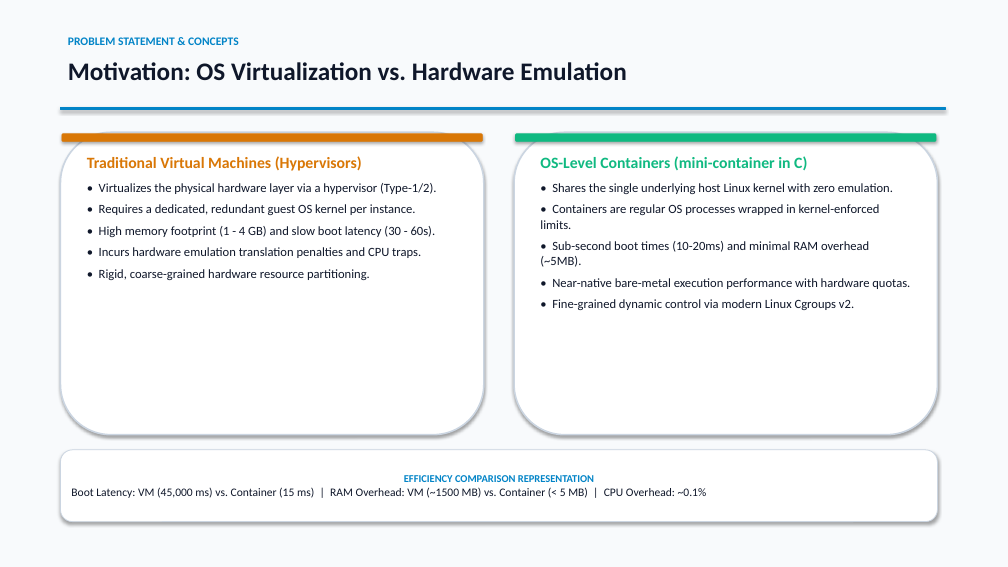
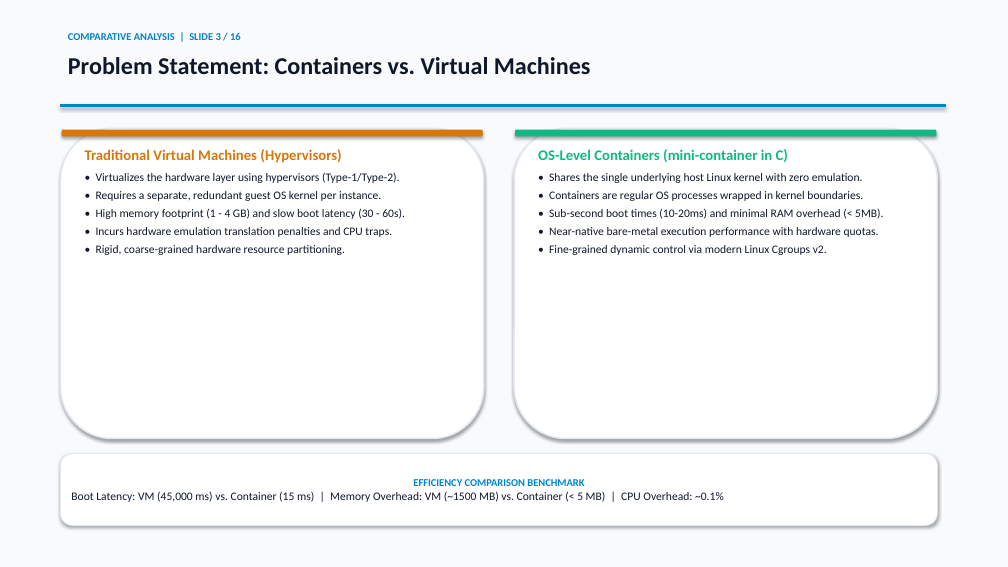
Before and after one commit to THARAKESHA/mini-container, a slide deck: slide 3 of presentation.pptx (slide 2 before the commit). Drawn at 1008x567 pixels with LibreOffice and Linux fonts; fonts in the diff are those of the drawing. Boxes give left, top, right and bottom in pixels: in the first picture for what was removed or moved away, otherwise in the second. Text is boxed around its words. In the diff, an @@ line names an element or a change of style, - is before the commit and + after.

Commit message:
Review: Expand presentation to 16-slide academic deck in bright theme

```diff
--- a/presentation.pptx
+++ b/presentation.pptx
@@ text at [68,57,591,74]: text changed; size 24 to 23 pt @@
-Motivation: OS Virtualization vs. Hardware Emulation
+Problem Statement: Containers vs. Virtual Machines
@@ text at [68,33,241,40]: text changed; size 11 to 10 pt @@
-PROBLEM STATEMENT & CONCEPTS
+COMPARATIVE ANALYSIS | SLIDE 3 / 16
@@ rounded rectangle: place and size @@
-rounded rectangle at [60,132,484,435]
+rounded rectangle at [60,129,484,439]
@@ rounded rectangle at [60,129,484,439]: outline #CBD5E1 1.5 pt to #E2E8F0 1.5 pt @@
@@ rounded rectangle: place and size @@
-rounded rectangle at [62,134,482,141]
+rounded rectangle at [62,130,482,136]
@@ text "Traditional Virtual Machines (Hypervisors)": place and size @@
-text "Traditional Virtual Machines (Hypervisors)" at [87,156,436,280]
+text "Traditional Virtual Machines (Hypervisors)" at [85,149,405,255]
@@ text at [85,149,405,255]: size 15 to 14 pt in "Traditional Virtual Machines (Hypervisors)"; size 12 to 11 pt in "• High memory footprint (1 - 4 ...", "• Incurs hardware emulation translation penalties and ...", "• Rigid, coarse-grained hardware resource partitioning."; less space between paragraphs @@
@@ rounded rectangle at [514,129,938,439]: outline #CBD5E1 1.5 pt to #E2E8F0 1.5 pt @@
@@ rounded rectangle: place and size @@
-rounded rectangle at [514,132,938,435]
+rounded rectangle at [514,129,938,439]
@@ rounded rectangle: place and size @@
-rounded rectangle at [516,134,936,141]
+rounded rectangle at [516,130,936,136]
@@ text "OS-Level Containers (mini-container in C)": place and size @@
-text "OS-Level Containers (mini-container in C)" at [540,156,910,310]
+text "OS-Level Containers (mini-container in C)" at [538,149,883,255]
@@ text at [538,149,879,255]: size 15 to 14 pt in "OS-Level Containers (mini-container in C)"; size 12 to 11 pt in "• Shares the single underlying host Linux ...", "• Near-native bare-metal execution performance with hardware ...", "• Fine-grained dynamic control via modern Linux ..."; less space between paragraphs @@
@@ text at [96,172,400,201]: text changed; size 12 to 11 pt @@
-• Virtualizes the physical hardware layer via a hypervisor (Type-1/2).
-• Requires a dedicated, redundant guest OS kernel per instance.
+• Virtualizes the hardware layer using hypervisors (Type-1/Type-2).
+• Requires a separate, redundant guest OS kernel per instance.
@@ text at [549,191,883,219]: text changed; size 12 to 11 pt @@
-• Containers are regular OS processes wrapped in kernel-enforced limits.
-• Sub-second boot times (10-20ms) and minimal RAM overhead (~5MB).
+• Containers are regular OS processes wrapped in kernel boundaries.
+• Sub-second boot times (10-20ms) and minimal RAM overhead (< 5MB).
@@ rounded rectangle "EFFICIENCY COMPARISON BENCHMARK": place and size @@
-rounded rectangle "EFFICIENCY COMPARISON BENCHMARK" at [60,450,938,522]
+rounded rectangle "EFFICIENCY COMPARISON BENCHMARK" at [60,454,938,526]
@@ rounded rectangle "EFFICIENCY COMPARISON BENCHMARK" at [60,454,938,526]: outline #CBD5E1 0.75 pt to #E2E8F0 0.75 pt @@
@@ text in rounded rectangle at [71,479,724,502]: text changed @@
-EFFICIENCY COMPARISON REPRESENTATION
-Boot Latency: VM (45,000 ms) vs. Container (15 ms) | RAM Overhead: VM (~1500 MB) vs. Container (< 5 MB) | CPU Overhead: ~0.1%
+EFFICIENCY COMPARISON BENCHMARK
+Boot Latency: VM (45,000 ms) vs. Container (15 ms) | Memory Overhead: VM (~1500 MB) vs. Container (< 5 MB) | CPU Overhead: ~0.1%
```
Also in this commit, not shown: 6 other slides changed, 9 slides added, 1 slide removed, 3 other files.
